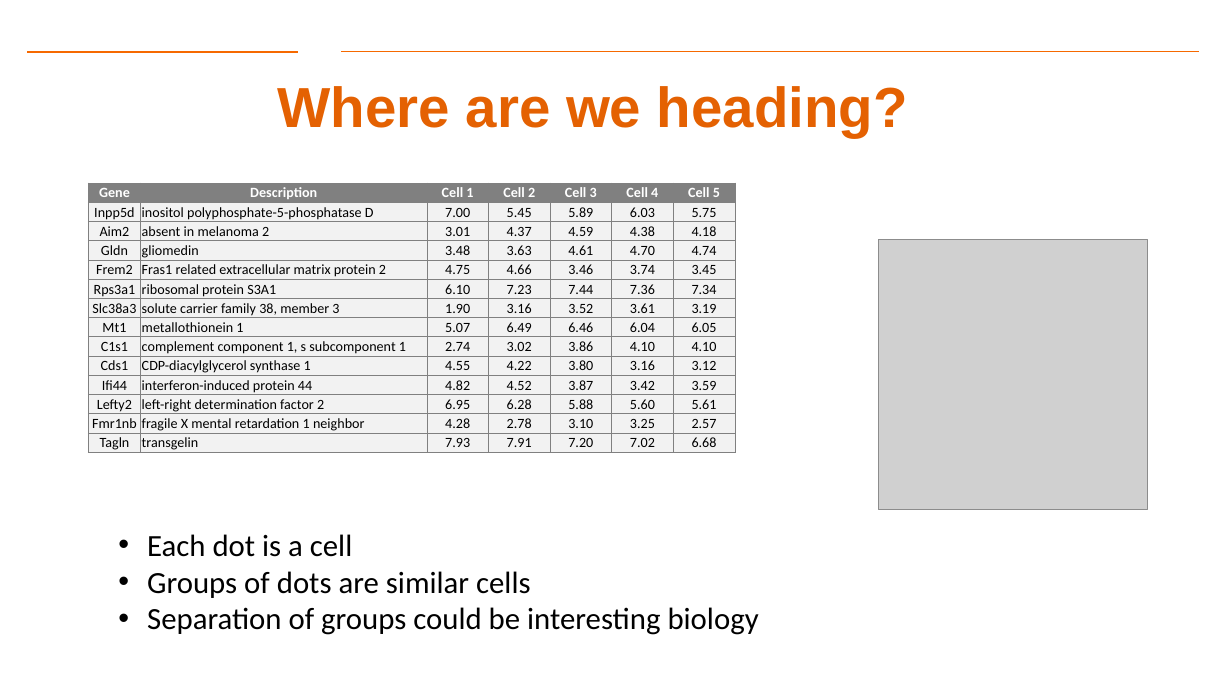
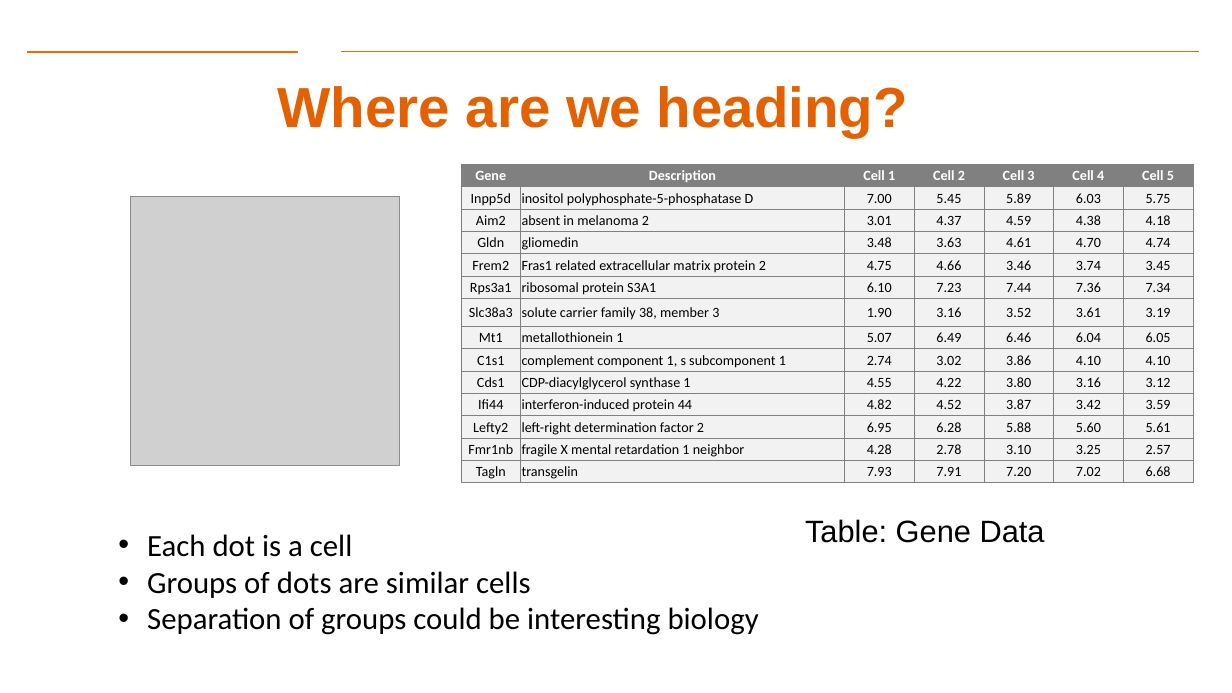
Before and after one commit to Dre1896/RIT-DSCI-633-FDS, a slide deck: slide 4 of Syllabus/Lecture18/Lec18.pptx. Drawn at 1232x693 pixels with LibreOffice and Linux fonts; fonts in the diff are those of the drawing; grey boxes stand for pictures; background and template pictures are left out. Boxes give left, top, right and bottom in pixels: in the first picture for what was removed or moved away, otherwise in the second. Text is boxed around its words. In the diff, an @@ line names an element or a change of style, - is before the commit and + after.

```diff
--- a/Syllabus/Lecture18/Lec18.pptx
+++ b/Syllabus/Lecture18/Lec18.pptx
@@ table: place and size @@
-table at [88,183,737,454]
+table at [461,165,1191,483]
@@ picture: place and size @@
-picture at [879,239,1148,509]
+picture at [130,197,399,467]
@@ text added at [805,519,1045,543], 24 pt, text #000000 @@
+Table: Gene Data
```
Also in this commit, not shown: 7 other slides changed, 2 slides added, 2 slides removed.
